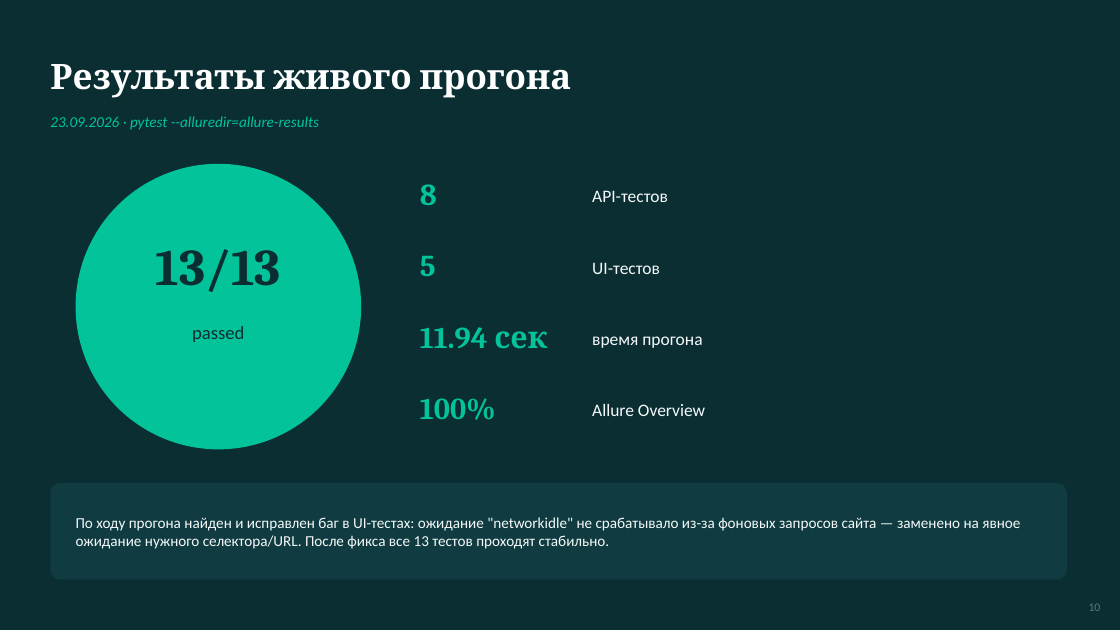
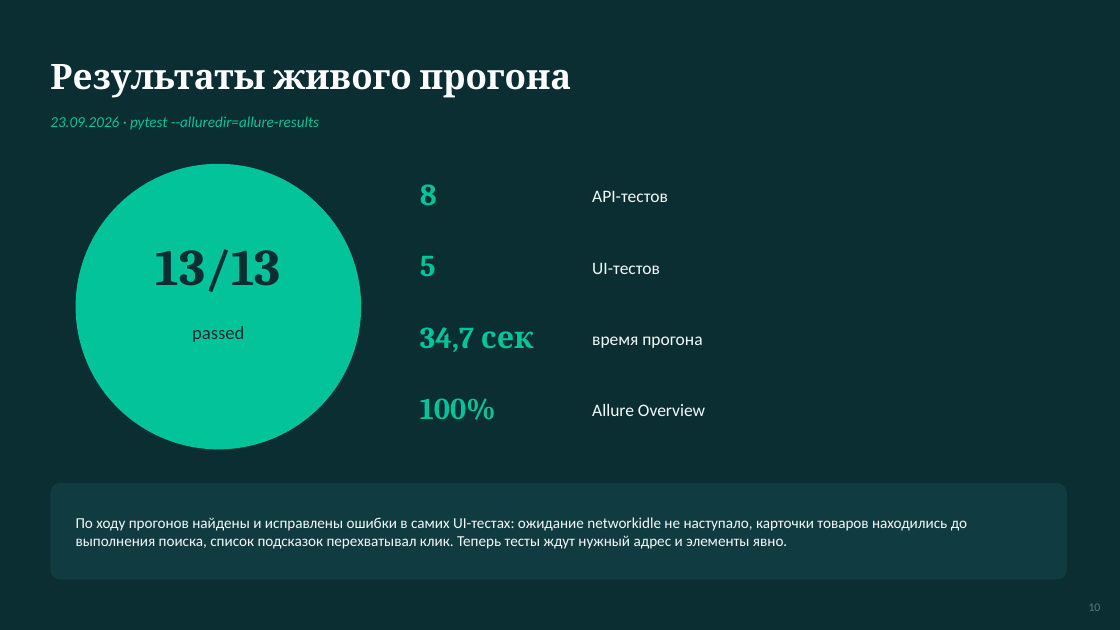
Before and after one commit to Gera-lang405/skypro-diploma-automation, a slide deck: slide 10 of diploma_presentation.pptx. Drawn at 1120x630 pixels with LibreOffice and Linux fonts; fonts in the diff are those of the drawing. Boxes give left, top, right and bottom in pixels: in the first picture for what was removed or moved away, otherwise in the second. Text is boxed around its words. In the diff, an @@ line names an element or a change of style, - is before the commit and + after.

Commit message:
Позитивные UI-тесты, BR-002, обновлённые тест-кейсы, чек-лист и презентация
- UI: поиск по автору и название в карточке товара вместо негативных кейсов;
  выдача берётся только из блока результатов, закрывается список подсказок,
  ожидание монтирования приложения перед вводом запроса
- API: негативный кейс «неподдерживаемый метод» (POST /todos/1 -> 404)
- XLS: шаги по одному действию, колонки «Автотест» и «Статус прогона»;
  чек-лист на 12 пунктов, дефекты BR-001 и BR-002
- Postman: обновлён запрос 8
- README, презентация, скриншоты Allure финального прогона (13/13)

```diff
--- a/diploma_presentation.pptx
+++ b/diploma_presentation.pptx
@@ text at (420,327,534,352): text changed @@
-11.94 сек
+34,7 сек
@@ text at (76,517,967,549): text changed @@
-По ходу прогона найден и исправлен баг в UI-тестах: ожидание "networkidle" не срабатывало из-за фоновых запросов сайта — заменено на явное ожидание нужного селектора/URL. После фикса все 13 тестов проходят стабильно.
+По ходу прогонов найдены и исправлены ошибки в самих UI-тестах: ожидание networkidle не наступало, карточки товаров находились до выполнения поиска, список подсказок перехватывал клик. Теперь тесты ждут нужный адрес и элементы явно.
```
Also in this commit, not shown: 9 other slides changed, 1 slide added, 9 other files.
